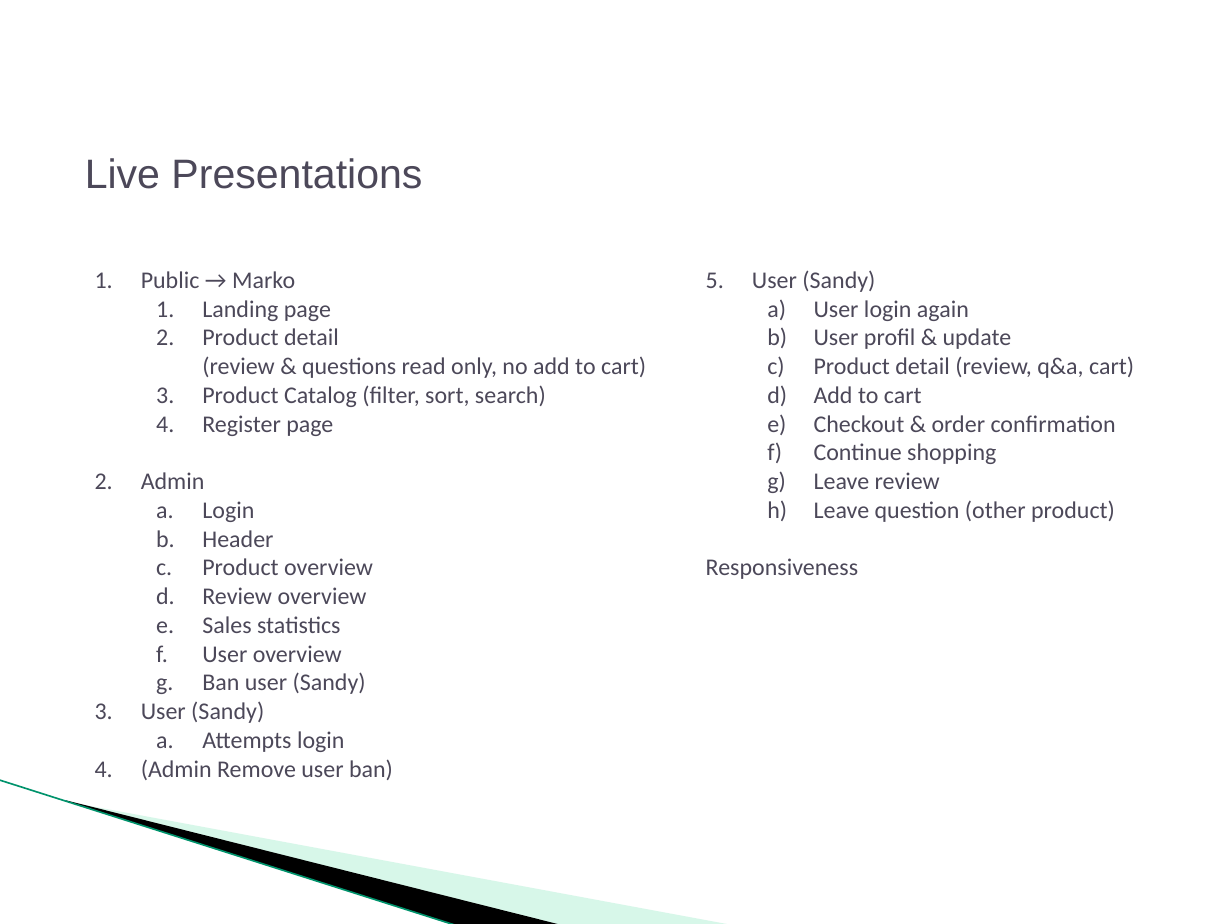
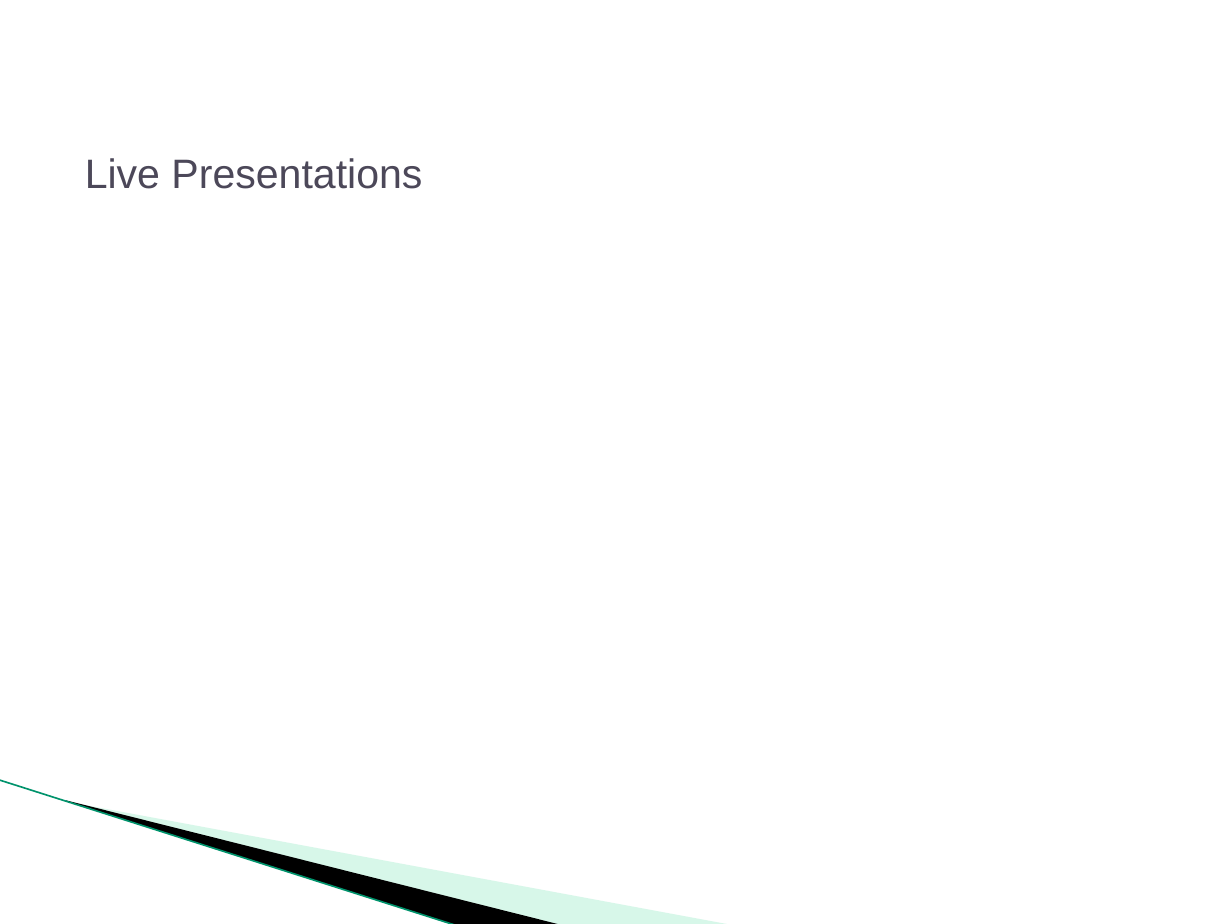
Before and after one commit to RichardAlmer/FullStack-Project, a slide deck: slide 13 of Presentation/Team-5_Project-Presentation.pptx. Drawn at 1232x924 pixels with LibreOffice and Linux fonts; fonts in the diff are those of the drawing; background and template pictures are left out. Boxes give left, top, right and bottom in pixels: in the first picture for what was removed or moved away, otherwise in the second. Text is boxed around its words. In the diff, an @@ line names an element or a change of style, - is before the commit and + after.

Commit message:
change

```diff
--- a/Presentation/Team-5_Project-Presentation.pptx
+++ b/Presentation/Team-5_Project-Presentation.pptx
@@ text removed at [141,271,646,780] @@
-1. Public → Marko
-  1. Landing page
-  2. Product detail
-     (review & questions read only, no add to cart)
-  3. Product Catalog (filter, sort, search)
-  4. Register page
-2. Admin
-  a. Login
-  b. Header
-  c. Product overview
-  d. Review overview
-  e. Sales statistics
-  f. User overview
-  g. Ban user (Sandy)
-3. User (Sandy)
-  a. Attempts login
-4. (Admin Remove user ban)
@@ text removed at [706,270,1134,579] @@
-5. User (Sandy)
-  a) User login again
-  b) User profil & update
-  c) Product detail (review, q&a, cart)
-  d) Add to cart
-  e) Checkout & order confirmation
-  f) Continue shopping
-  g) Leave review
-  h) Leave question (other product)
-Responsiveness
```
